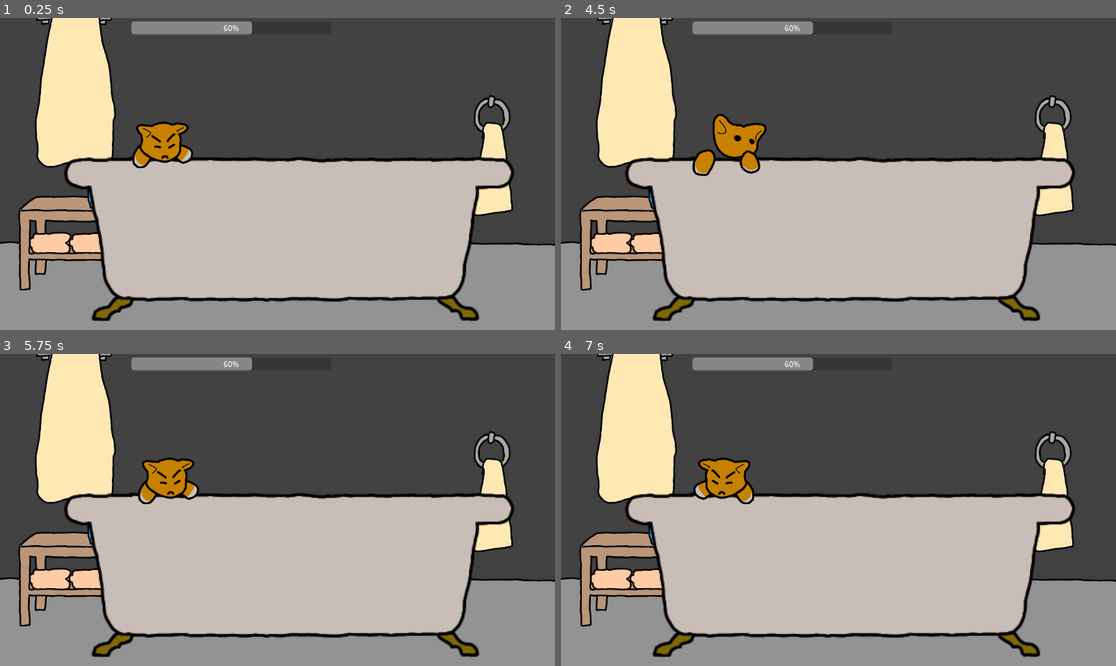
Above: before the commit, frames 1-4 (two rows, left to right).
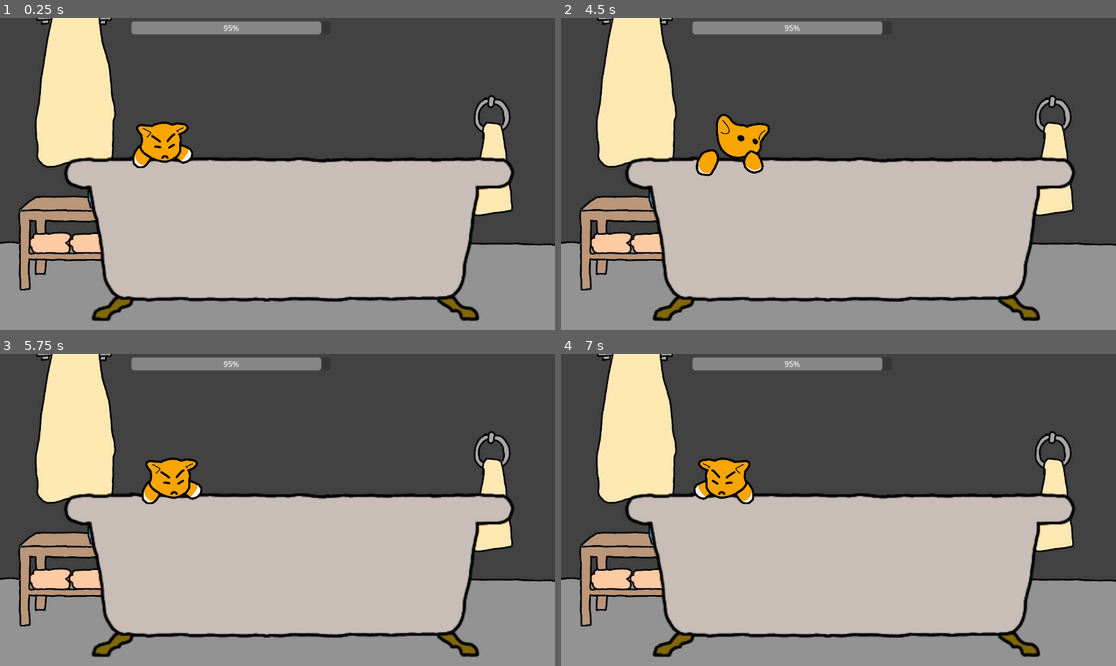
Above: after the commit, the same moments.

Repository: HipolitoThe3rd/Cat-Game
Game: Godot game, scene res://scenes/bath.tscn
Same seed, same stepped clock (60 frames per second), same inputs: the game is played once before the commit and once after it.
Inputs (mouse positions are in pixels of both pictures, inside the frame that each line leads up to):
- Up to frame 1 (0.25 s): no input
- Up to frame 2 (4.5 s): tap Enter (ui_accept) at 0.5, 0.77, 1.25, 1.52, 2, 2.75, 3.02, 3.5, 3.77, 4.25 s; move the mouse to (960, 158) at 0.52 s; hold Right (ui_right) 0.53-2.03 s; click (960, 158) at 0.67 s; move the mouse to (727, 189) at 1.27 s; click (727, 189) at 1.42 s; move the mouse to (894, 105) at 2.02 s; hold Left (ui_left) 2.03-2.78 s; click (894, 105) at 2.17 s; move the mouse to (810, 236) at 2.77 s; hold Right (ui_right) 2.78-4.28 s; click (810, 236) at 2.92 s; move the mouse to (1005, 220) at 3.52 s; click (1005, 220) at 3.67 s; move the mouse to (672, 127) at 4.27 s; hold Left (ui_left) from 4.28 s (still down); click (672, 127) at 4.42 s
- Up to frame 3 (5.75 s): tap Enter (ui_accept) at 4.52 s; move the mouse to (305, 510) at 5.02 s; release Left (ui_left) at 5.03 s; hold Right (ui_right) from 5.03 s (still down); click (305, 510) at 5.17 s
- Up to frame 4 (7 s): move the mouse to (755, 432) at 5.77 s; release Right (ui_right) at 5.78 s; hold Left (ui_left) from 5.78 s (still down); click (755, 432) at 5.92 s; tap Enter (ui_accept) at 6.02, 6.77 s; move the mouse to (960, 494) at 6.52 s; click (960, 494) at 6.67 s

The runs differ from the first frame. In frame 1, 1.4% of the frame differs, in the area x 24-58%, y 1-48%; in frame 2, 2.0%, in the area x 23-58%, y 1-51%; in frame 3, 1.7%; in frame 4, 1.4%.

Commit message:
almost done with bath mode
need to add a Back Arrow

Diff:
--- a/scenes/bath.tscn
+++ b/scenes/bath.tscn
@@ -12,6 +12,7 @@
 [ext_resource type="Texture2D" uid="uid://dfcposf80ql13" path="res://sprites/Cat_bath_move_0.png" id="5_1rf2a"]
 [ext_resource type="Texture2D" uid="uid://dxlfmhbcnhrmi" path="res://sprites/Cat_bath_sigh_0.png" id="6_ac3d7"]
 [ext_resource type="Texture2D" uid="uid://55f0iixtrv0s" path="res://sprites/Cat_bath_sigh_1.png" id="7_y24qi"]
+[ext_resource type="AudioStream" uid="uid://dt067tneqp13v" path="res://sfx/meow_happy.mp3" id="12_idygx"]
 
 [sub_resource type="RectangleShape2D" id="RectangleShape2D_xm1lt"]
 size = Vector2(20, 74.371864)
@@ -165,6 +166,7 @@
 stream = ExtResource("3_ac3d7")
 
 [node name="MeowHappy" type="AudioStreamPlayer" parent="Cat/AudioCat"]
+stream = ExtResource("12_idygx")
 
 [node name="ShowerheadHitbox" parent="." instance=ExtResource("4_i4q2v")]
 
--- a/scripts/bath.gd
+++ b/scripts/bath.gd
@@ -13,6 +13,8 @@
 	if Global.cleanliness >= 100:
 		# set cursor to default as showerhead is no longer needed
 		Input.set_custom_mouse_cursor(null)
+		if $Audio/ShowerRun.playing == true:
+			$Audio/ShowerRun.stop()
 	else:
 		sh_hitbox.global_position = get_viewport().get_mouse_position()
 		if Input.is_mouse_button_pressed(MOUSE_BUTTON_LEFT):
@@ -29,6 +31,6 @@
 func _input(event):
 	# Check if the event is a mouse button click
 	if event is InputEventMouseButton and (event.pressed or event.is_released()):
-		if event.button_index == MOUSE_BUTTON_LEFT:
+		if event.button_index == MOUSE_BUTTON_LEFT and Global.cleanliness < 100:
 			#print("Left mouse button just pressed/released!")
 			$Audio/ShowerToggle.play()
--- a/scripts/cat_bath.gd
+++ b/scripts/cat_bath.gd
@@ -137,10 +137,12 @@
 		return
 
 	cry_player.stream = CAT_CRY_STREAMS[randi_range(0, CAT_CRY_STREAMS.size() - 1)]
-	cry_player.play()
+	if Global.cleanliness < 100:
+		cry_player.play()
 
 
 func _on_squeaky_clean() -> void:
 	if anim_play.current_animation != "sigh" or not anim_play.is_playing():
 		anim_play.play("sigh")
-		$AudioCat/MeowHappy.play()
+		if $AudioCat/MeowAngry.playing == true:
+			$AudioCat/MeowAngry.stop()
--- a/scripts/global.gd
+++ b/scripts/global.gd
@@ -10,7 +10,7 @@
 # Cat mood contributors
 var hunger = 30 # 0 to 100, affects mood and behavior
 var energy = 80 # 0 to 100, decreases with activity
-var cleanliness = 60 # 0 to 100, decreases over time, affects mood
+var cleanliness = 95 # 0 to 100, decreases over time, affects mood
 var entertainment = 50 # 0 to 100, boredom level; too low means bored
 var affection = 40 # 0 to 100, needs player interaction to increase
 var restlessness = 0 # 0 to 100, increases when stationary, affects movement
Not shown: 1 places in scenes/bath.tscn that only renumber resources
